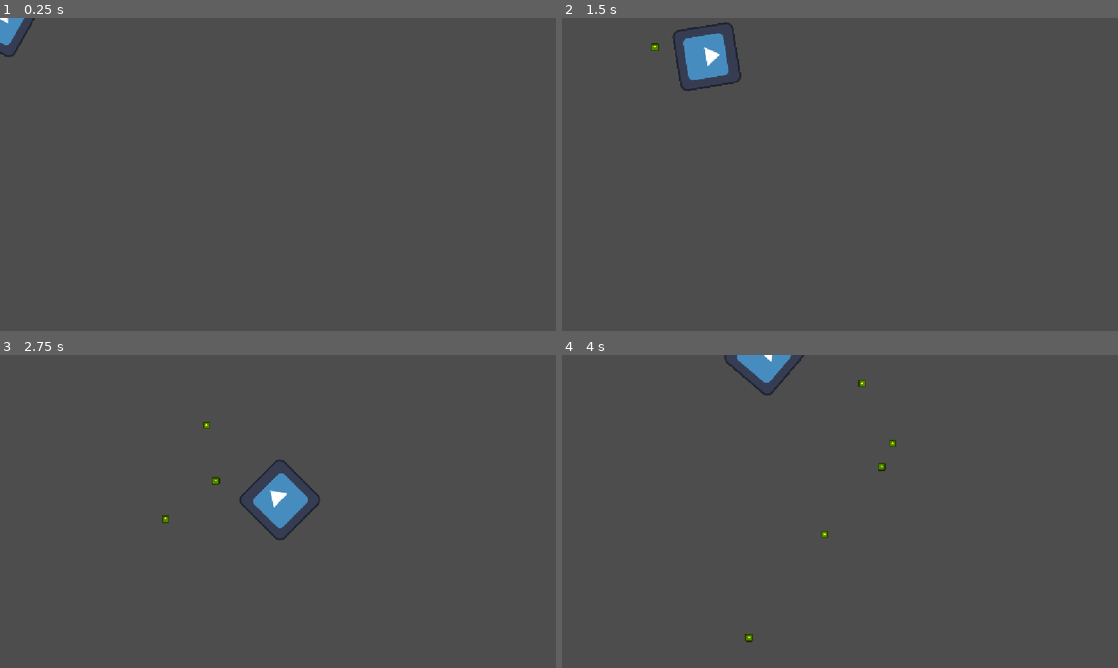
Above: before the commit, frames 1-4 (two rows, left to right).
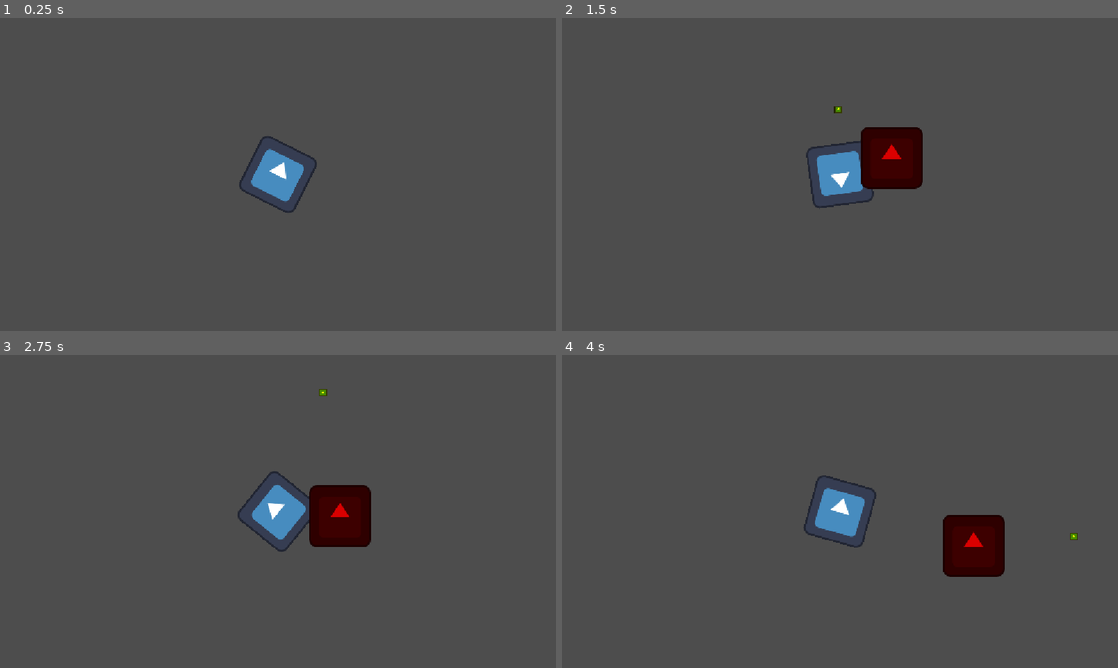
Above: after the commit, the same moments.

Repository: BadLuckPaiton/tododile
Game: Godot game, scene res://World.tscn
The game is run twice, just before and just after one commit, with the same random seed, the same clock (stepped at 60 frames per second) and the same inputs. The engine's default icon, where the game draws it, is replaced by a stand-in: a white triangle on a blue panel in a dark square.
Inputs (mouse positions are in pixels of both pictures, inside the frame that each line leads up to):
- Up to frame 1 (0.25 s): no input
- Up to frame 2 (1.5 s): tap Enter at 0.5 s; move the mouse to (962, 158) at 0.52 s; hold D (Right) 0.53-1.28 s; click (962, 158) at 0.6 s; tap Space (dash, bound only after the commit) at 0.8, 1.35 s; move the mouse to (728, 190) at 1.27 s; hold S (Down) from 1.28 s (still down)
- Up to frame 3 (2.75 s): click (166, 527) at 1.55 s; move the mouse to (333, 442) at 2.02 s; release S (Down) at 2.03 s; hold D (Right) from 2.03 s (still down); click (333, 442) at 2.1 s; tap Space (dash, bound only after the commit) at 2.3 s
- Up to frame 4 (4 s): move the mouse to (812, 574) at 2.77 s; release D (Right) at 2.78 s; hold W (Up) 2.78-3.53 s; tap Space (dash, bound only after the commit) at 2.85, 3.8 s; click (812, 574) at 3.05 s; move the mouse to (1006, 558) at 3.52 s; hold A (Left) from 3.53 s (still down); click (1006, 558) at 3.6 s

The runs differ from the first frame. In frame 1, 1.6% of the frame differs, in the area x 0-57%, y 0-63%; in frame 2, 4.7%, in the area x 16-65%, y 1-61%; in frame 3, 3.6%; in frame 4, 4.3%.

Commit message:
Character Mecanics

Diff:
--- /dev/null
+++ b/totodile/Enemies/default/default_enemy.gd
@@ -0,0 +1,31 @@
+extends CharacterBody2D
+@export var speed = 300;
+@export var health = 10;
+# Called when the node enters the scene tree for the first time.
+func _ready() -> void:
+	pass # Replace with function body.
+
+
+# Called every frame. 'delta' is the elapsed time since the previous frame.
+func _process(delta: float) -> void:
+	var target_position = _get_target();
+	var direction = (target_position - global_position).normalized()
+	velocity = direction * speed
+	move_and_slide()
+	_check_health();
+	pass
+
+func _check_health():
+	if health<=0:
+		queue_free()
+	pass;
+
+func _get_target():
+	var players_info= get_tree().get_nodes_in_group("player")
+	return players_info[0].position;
+
+func _on_area_2d_area_entered(area: Area2D) -> void:
+	if area.is_in_group("bullet"):
+		health-=1;
+		area.queue_free()
+	pass # Replace with function body.
--- /dev/null
+++ b/totodile/Enemies/default/default_enemy.tscn
@@ -0,0 +1,24 @@
+[gd_scene format=3 uid="uid://y4q1h8cic02x"]
+
+[ext_resource type="Script" uid="uid://yje8sr7c783n" path="res://Enemies/default/default_enemy.gd" id="1_1hchf"]
+[ext_resource type="Texture2D" uid="uid://dx55vqb48vtxr" path="res://icon.svg" id="1_4h6it"]
+
+[sub_resource type="RectangleShape2D" id="RectangleShape2D_sq2hu"]
+size = Vector2(94, 91.5)
+
+[node name="DefaultEnemy" type="CharacterBody2D" unique_id=1715082306]
+script = ExtResource("1_1hchf")
+
+[node name="CollisionShape2D" type="CollisionShape2D" parent="." unique_id=1104906493]
+shape = SubResource("RectangleShape2D_sq2hu")
+
+[node name="Sprite2D" type="Sprite2D" parent="." unique_id=324328633]
+modulate = Color(0.8551062, 4.668683e-06, 5.7756904e-07, 1)
+texture = ExtResource("1_4h6it")
+
+[node name="Area2D" type="Area2D" parent="." unique_id=620261928 groups=["Enemy"]]
+
+[node name="CollisionShape2D" type="CollisionShape2D" parent="Area2D" unique_id=625168208]
+shape = SubResource("RectangleShape2D_sq2hu")
+
+[connection signal="area_entered" from="Area2D" to="." method="_on_area_2d_area_entered"]
--- a/totodile/World.tscn
+++ b/totodile/World.tscn
@@ -1,7 +1,11 @@
 [gd_scene format=3 uid="uid://jshdswr5kie"]
 
 [ext_resource type="PackedScene" uid="uid://daro8kbdy7w6j" path="res://player/player.tscn" id="1_c6gwx"]
+[ext_resource type="PackedScene" uid="uid://y4q1h8cic02x" path="res://Enemies/default/default_enemy.tscn" id="3_bcbcq"]
 
 [node name="World" type="Node2D" unique_id=1076675305]
 
 [node name="Character2D" parent="." unique_id=83050432 instance=ExtResource("1_c6gwx")]
+
+[node name="DefaultEnemy" parent="." unique_id=1715082306 instance=ExtResource("3_bcbcq")]
+position = Vector2(965, 106)
--- a/totodile/bullet/bullet.gd
+++ b/totodile/bullet/bullet.gd
@@ -1,14 +1,18 @@
-extends CharacterBody2D
-var speed:float = 200;
-var target:Vector2 = Vector2.ZERO;
+extends Area2D
 
+@export var speed:float = 500;
 var bullet_direction;
-# Called when the node enters the scene tree for the first time.
+
 func _ready() -> void:
-	target = get_viewport().get_mouse_position();
-	pass # Replace with function body.
-
+	var timer = get_node("Timer");
+	timer.start();
+	pass;
 
 # Called every frame. 'delta' is the elapsed time since the previous frame.
 func _process(delta: float) -> void:
 	position -= bullet_direction * speed * delta;
+
+
+func _on_timer_timeout() -> void:
+	queue_free()
+	pass # Replace with function body.
--- a/totodile/bullet/bullet.tscn
+++ b/totodile/bullet/bullet.tscn
@@ -5,8 +5,7 @@
 
 [sub_resource type="CircleShape2D" id="CircleShape2D_sq2hu"]
 
-[node name="Bullet" type="CharacterBody2D" unique_id=1804577569]
-collision_layer = 2
+[node name="Bullet" type="Area2D" unique_id=473291209 groups=["bullet"]]
 script = ExtResource("1_6wip1")
 
 [node name="Sprite2D" type="Sprite2D" parent="." unique_id=1796010349]
@@ -16,3 +15,8 @@
 
 [node name="CollisionShape2D" type="CollisionShape2D" parent="." unique_id=1310906828]
 shape = SubResource("CircleShape2D_sq2hu")
+
+[node name="Timer" type="Timer" parent="." unique_id=912603176]
+wait_time = 10.0
+
+[connection signal="timeout" from="Timer" to="." method="_on_timer_timeout"]
--- a/totodile/player/Player.gd
+++ b/totodile/player/Player.gd
@@ -2,18 +2,65 @@
 @onready var bullet_scene = load("res://bullet/bullet.tscn");
 
 @export var speed = 400
+@export var dash_speed_multiplier:float = 3.0
 
-func get_input():
+var health = 10;
+var is_dashing:bool = false;
+var can_dash:bool = true;
+var dash_direction:Vector2= Vector2.ZERO;
+
+@onready var dash_timer: Timer = $DashTimer;
+@onready var dash_cooldown: Timer = $DashCooldown;
+
+func _ready() -> void:
+	dash_timer.timeout.connect(_on_dash_timer_timeout);
+	dash_cooldown.timeout.connect(unblock_dash);
+
+func get_input(input_direction:Vector2):
 	look_at(get_global_mouse_position())
-	var input_direction = Input.get_vector("Left", "Right", "Up", "Down")
 	velocity = input_direction * speed
 
 	if Input.is_action_just_pressed("shoot"):
 		var bullet = bullet_scene.instantiate();
 		bullet.position =global_position;
-		bullet.bullet_direction = (position - get_global_mouse_position()).normalized()
+		bullet.bullet_direction = (global_position - get_global_mouse_position()).normalized()
 		get_parent().add_child(bullet)
 
+
 func _physics_process(delta):
-	get_input()
+	var input_direction = Input.get_vector("Left", "Right", "Up", "Down")
+	get_input(input_direction)
+	if Input.is_action_just_pressed("dash") and can_dash and input_direction != Vector2.ZERO:
+		start_dash(input_direction);
+		print("Dash")
+	if is_dashing:
+		velocity = dash_direction * (speed*dash_speed_multiplier)
+	else:
+		if input_direction != Vector2.ZERO:
+			velocity = input_direction*speed;
+		else:
+			velocity = velocity.move_toward(Vector2.ZERO,speed);
 	move_and_slide()
+
+func start_dash(direction: Vector2) -> void:
+	is_dashing = true
+	can_dash = false
+	dash_direction = direction.normalized()
+
+	dash_timer.start()
+	dash_cooldown.start()
+
+func _on_area_2d_body_entered(body: Node2D) -> void:
+	if body.is_in_group("Enemy"):
+		health-=1;
+	pass # Replace with function body.
+
+
+func _on_area_2d_area_entered(area: Area2D) -> void:
+	pass # Replace with function body.
+
+func _on_dash_timer_timeout() -> void:
+	is_dashing = false
+
+func unblock_dash() -> void:
+	can_dash = true
--- a/totodile/player/player.tscn
+++ b/totodile/player/player.tscn
@@ -6,12 +6,28 @@
 [sub_resource type="RectangleShape2D" id="RectangleShape2D_sq2hu"]
 size = Vector2(116, 117)
 
-[node name="Character2D" type="CharacterBody2D" unique_id=83050432]
+[node name="Character2D" type="CharacterBody2D" unique_id=83050432 groups=["player"]]
 script = ExtResource("1_onrkg")
 
 [node name="Sprite2D" type="Sprite2D" parent="." unique_id=1241328790]
 texture = ExtResource("2_i3pqv")
 
+[node name="Camera2D" type="Camera2D" parent="." unique_id=1335182465]
+
+[node name="Area2D" type="Area2D" parent="." unique_id=2062829085]
+
+[node name="CollisionShape2D" type="CollisionShape2D" parent="Area2D" unique_id=13458873]
+position = Vector2(0, -0.5)
+shape = SubResource("RectangleShape2D_sq2hu")
+
 [node name="CollisionShape2D" type="CollisionShape2D" parent="." unique_id=1454942746]
 position = Vector2(0, -0.5)
 shape = SubResource("RectangleShape2D_sq2hu")
+
+[node name="DashCooldown" type="Timer" parent="." unique_id=341275156]
+
+[node name="DashTimer" type="Timer" parent="." unique_id=870366231]
+wait_time = 0.2
+
+[connection signal="area_entered" from="Area2D" to="." method="_on_area_2d_area_entered"]
+[connection signal="body_entered" from="Area2D" to="." method="_on_area_2d_body_entered"]
--- a/totodile/project.godot
+++ b/totodile/project.godot
@@ -54,6 +54,11 @@
 "events": [Object(InputEventMouseButton,"resource_local_to_scene":false,"resource_name":"","device":-1,"window_id":0,"a …(257 unchanged characters)…
 ]
 }
+dash={
+"deadzone": 0.2,
+"events": [Object(InputEventKey,"resource_local_to_scene":false,"resource_name":"","device":-1,"window_id":0,"alt_pressed":false,"shift_pressed":false,"ctrl_pressed":false,"meta_pressed":false,"pressed":false,"keycode":0,"physical_keycode":32,"key_label":0,"unicode":32,"location":0,"echo":false,"script":null)
+]
+}
 
 [physics]
 
Not shown, added: totodile/Enemies/default/default_enemy.gd.uid
Not shown, added: TODO.md
